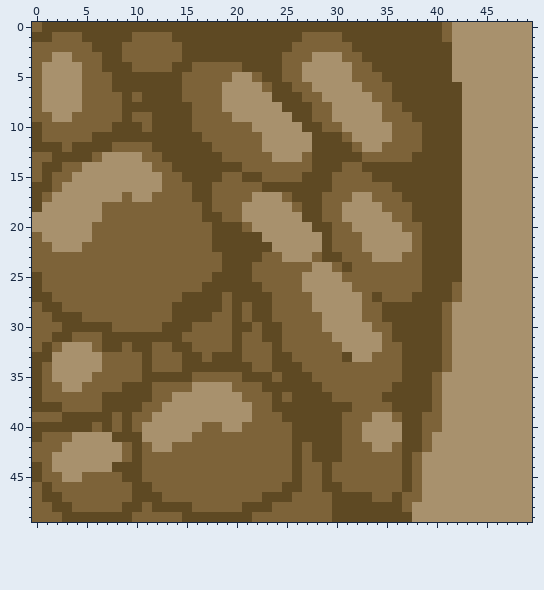
Two versions of one pixel-art sprite, assets/surfaces/hill2.png. The first picture shows the starting point.
The file is 50x50 pixels.
New version:
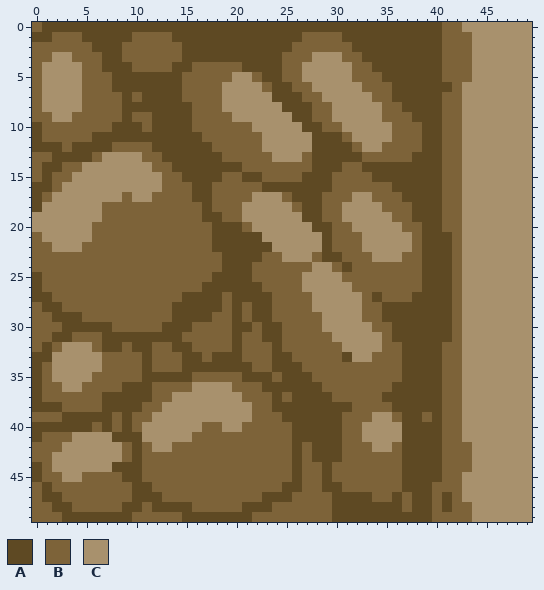
Palette (. is transparent): A #5e4923  B #7d6339  C #a8916d
Change:
Colour A replaces colour B in rows 28 to 31 at x 41; in rows 35 to 39 at x 40; in row 40 at x 39 to 40; in rows 41 to 42 at x 39; in rows 43 to 47 at x 38.
Colour A replaces colour C in rows 41 to 42 at x 40; in rows 43 to 45 at x 39 to 40; in row 46 at x 39; in row 47 at x 39 and 41; in row 48 at x 38 to 39 and 41; in row 49 at x 38 to 39.
Colour B replaces colour A in rows 2 to 5 at x 41; in row 6 at x 42; in rows 7 to 20 at x 41 to 42; in rows 21 to 25 at x 42.
Colour B replaces colour C in row 0 at x 42; in rows 1 to 5 at x 42 to 43; in rows 28 to 34 at x 42; in rows 35 to 41 at x 41 to 42; in rows 42 to 44 at x 41 to 43; in row 45 at x 41 to 42.
Colour B replaces colour C in row 46 at x 40 to 42; in row 47 at x 40 and 42; in row 48 at x 40 and 42 to 43; in row 49 at x 40 to 43.
